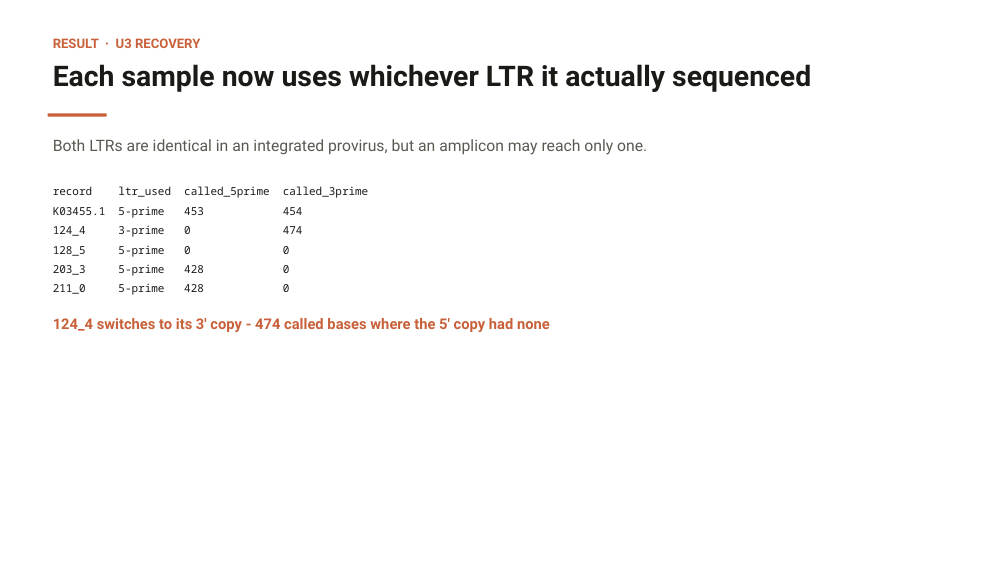
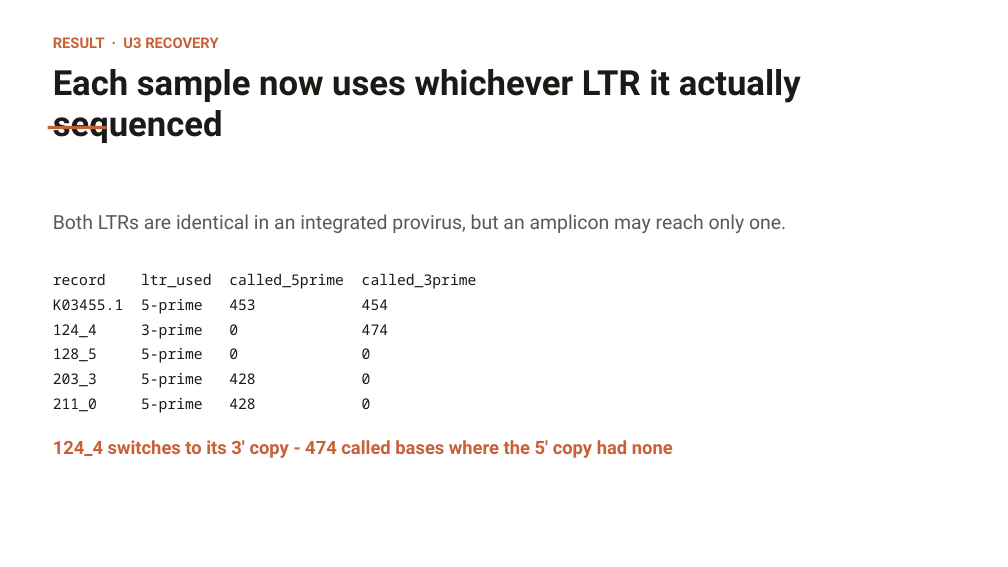
Before and after one commit to JNagawa/HIV-1-Proviral-U3_Region-Analysis--Subtypes-A1-D-and-Recombinants, a slide deck: slide 10 of writeups/PacBio_Pipeline_Report.pptx. Drawn at 1008x567 pixels with LibreOffice and Linux fonts; fonts in the diff are those of the drawing. Boxes give left, top, right and bottom in pixels: in the first picture for what was removed or moved away, otherwise in the second. Text is boxed around its words. In the diff, an @@ line names an element or a change of style, - is before the commit and + after.

```diff
--- a/writeups/PacBio_Pipeline_Report.pptx
+++ b/writeups/PacBio_Pipeline_Report.pptx
@@ text "RESULT · U3 RECOVERY" at (x1=53, y1=37, x2=218, y2=48): size 12.5 to 14 pt @@
@@ text "Each sample now uses whichever ..." at (x1=53, y1=69, x2=801, y2=143): size 27 to 33 pt @@
@@ rounded rectangle moved from (x1=48, y1=113, x2=107, y2=116) to (x1=48, y1=126, x2=107, y2=129) @@
@@ text "Both LTRs are identical in ..." moved from (x1=53, y1=139, x2=647, y2=155) to (x1=53, y1=214, x2=786, y2=233) @@
@@ text "Both LTRs are identical in ..." at (x1=53, y1=214, x2=786, y2=233): size 15 to 18.5 pt @@
@@ text "record ltr_used called_5prime called_3prime" moved from (x1=53, y1=186, x2=369, y2=198) to (x1=53, y1=273, x2=477, y2=289) @@
@@ text "K03455.1 5-prime 453 454" moved from (x1=53, y1=206, x2=303, y2=218) to (x1=53, y1=299, x2=388, y2=314) @@
@@ text "124_4 3-prime 0 474" moved from (x1=53, y1=225, x2=303, y2=237) to (x1=53, y1=324, x2=388, y2=339) @@
@@ text "128_5 5-prime 0 0" moved from (x1=53, y1=245, x2=290, y2=257) to (x1=53, y1=348, x2=371, y2=363) @@
@@ text "203_3 5-prime 428 0" moved from (x1=53, y1=264, x2=290, y2=276) to (x1=53, y1=373, x2=371, y2=388) @@
@@ size 10.5 to 14 pt in 6 elements at (x1=53, y1=273, x2=477, y2=289), (x1=53, y1=299, x2=388, y2=314), (x1=53, y1=324, x2=388, y2=339), (x1=53, y1=348, x2=371, y2=363), (x1=53, y1=373, x2=371, y2=388), (x1=53, y1=398, x2=371, y2=413) @@
@@ text "211_0 5-prime 428 0" moved from (x1=53, y1=283, x2=290, y2=295) to (x1=53, y1=398, x2=371, y2=413) @@
@@ text "124_4 switches to its 3' ..." moved from (x1=53, y1=318, x2=550, y2=332) to (x1=53, y1=440, x2=673, y2=458) @@
@@ text "124_4 switches to its 3' ..." at (x1=53, y1=440, x2=673, y2=458): size 14 to 17.5 pt @@
```
Also in this commit, not shown: 14 other slides changed, 2 other files.
